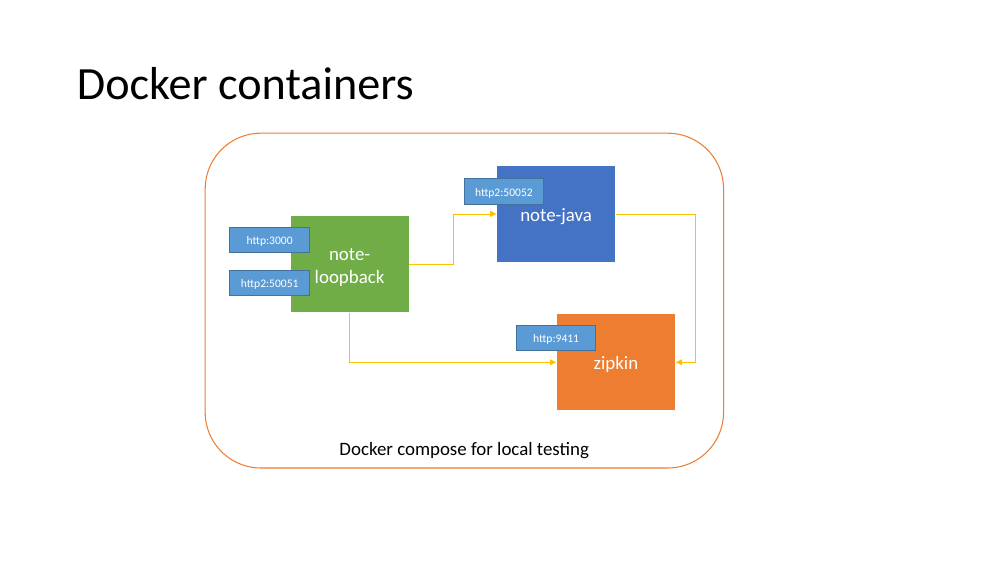
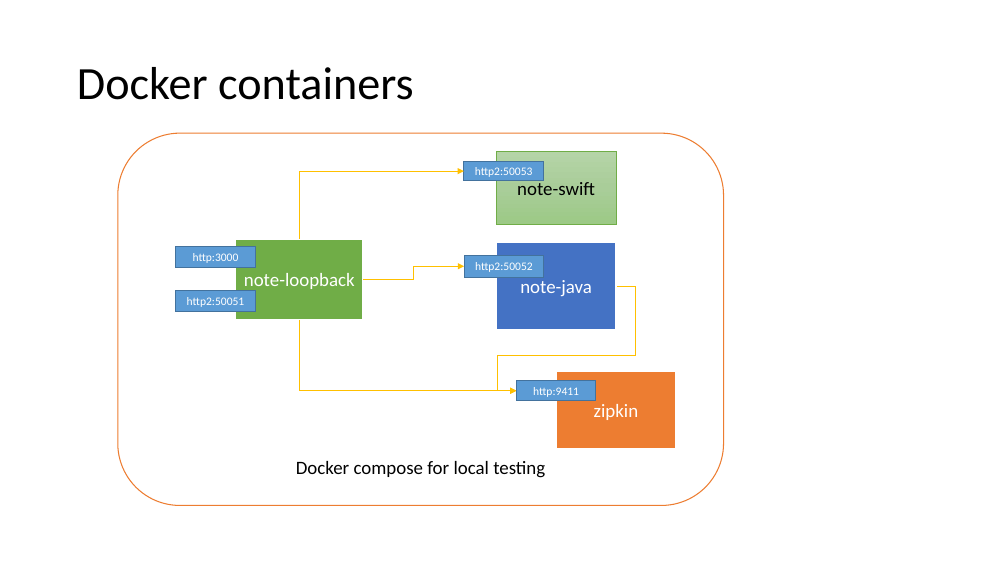
Before and after one commit to strongloop/loopback-example-polyglot, a slide deck: slide 18 of Polyglot Microservices.pptx. Drawn at 1008x567 pixels with LibreOffice and Linux fonts; fonts in the diff are those of the drawing. Boxes give left, top, right and bottom in pixels: in the first picture for what was removed or moved away, otherwise in the second. Text is boxed around its words. In the diff, an @@ line names an element or a change of style, - is before the commit and + after.

Commit message:
Update slides

```diff
--- a/Polyglot Microservices.pptx
+++ b/Polyglot Microservices.pptx
@@ rounded rectangle "Docker compose for local testing" resized from (x1=205, y1=133, x2=724, y2=468) to (x1=118, y1=133, x2=724, y2=505) @@
@@ elbow arrow added from (299, 239) to (464, 171), #FFC000 0.5 pt @@
@@ rectangle added at (x1=464, y1=162, x2=544, y2=181), fill #5B9BD5, outline #43739E 1 pt, 11 pt, text #FFFFFF @@
+http2:50053
@@ rectangle added at (x1=497, y1=152, x2=616, y2=225), fill gradient #B5D5A7 to #AACE9A to #9CC987, outline #70AD47 0.5 pt, 18 pt, text #000000 @@
+note-swift
@@ rectangle "note-loopback" resized from (x1=290, y1=216, x2=409, y2=314) to (x1=236, y1=239, x2=364, y2=319) @@
@@ rectangle "http:3000" resized from (x1=230, y1=227, x2=309, y2=252) to (x1=175, y1=247, x2=255, y2=267) @@
@@ elbow arrow moved from (410, 264) - (497, 214) to (363, 279) - (464, 266) @@
@@ rectangle "http2:50052" moved from (x1=464, y1=179, x2=544, y2=204) to (x1=464, y1=255, x2=544, y2=277) @@
@@ rectangle "note-java" resized from (x1=497, y1=165, x2=616, y2=263) to (x1=497, y1=243, x2=616, y2=330) @@
@@ rectangle "http2:50051" resized from (x1=230, y1=270, x2=309, y2=295) to (x1=175, y1=291, x2=255, y2=312) @@
@@ elbow arrow moved from (616, 214) - (676, 362) to (616, 286) - (516, 391) @@
@@ elbow arrow moved from (349, 313) - (557, 362) to (299, 319) - (516, 391) @@
@@ rectangle "http:9411" resized from (x1=516, y1=325, x2=596, y2=350) to (x1=516, y1=381, x2=596, y2=401) @@
@@ rectangle "zipkin" resized from (x1=557, y1=313, x2=676, y2=411) to (x1=557, y1=371, x2=676, y2=449) @@
```
Also in this commit, not shown: 1 other slide changed.
